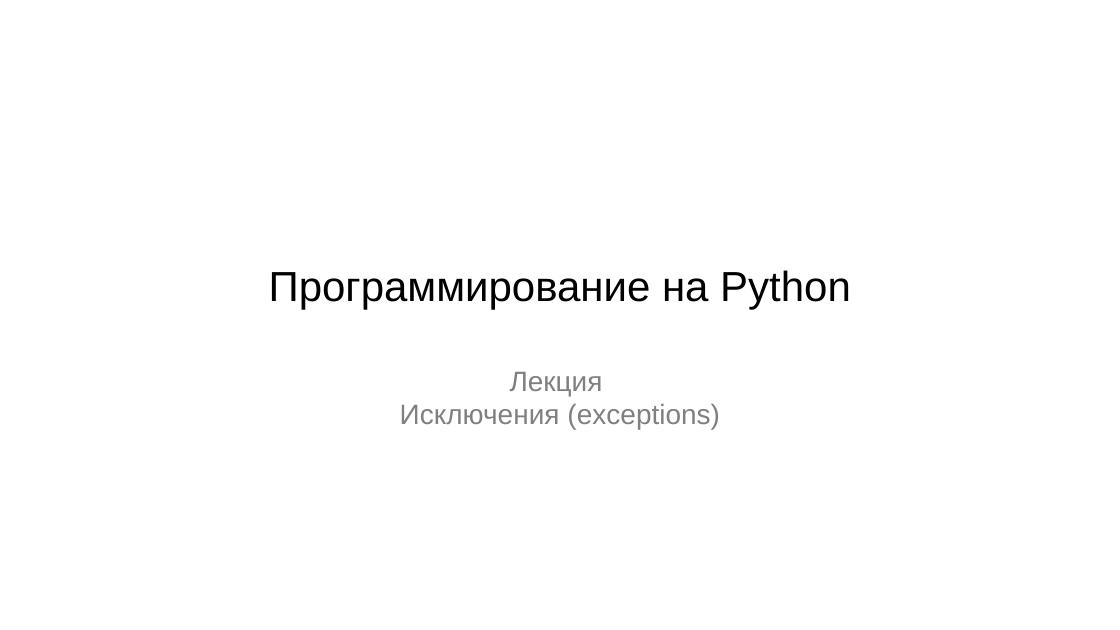
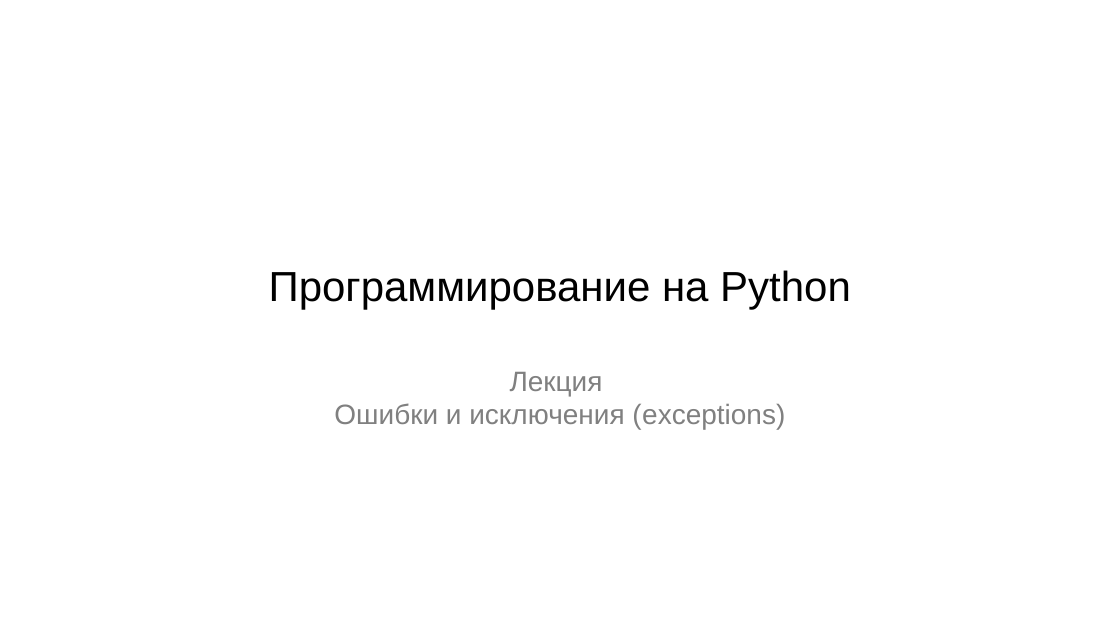
Before and after one commit to maxchv/LearnPython, a slide deck: slide 1 of week05/Exceptions.pptx. Drawn at 1120x630 pixels with LibreOffice and Linux fonts; fonts in the diff are those of the drawing. Boxes give left, top, right and bottom in pixels: in the first picture for what was removed or moved away, otherwise in the second. Text is boxed around its words. In the diff, an @@ line names an element or a change of style, - is before the commit and + after.

```diff
--- a/week05/Exceptions.pptx
+++ b/week05/Exceptions.pptx
@@ subtitle at [334, 403, 785, 430]: text changed @@
-Исключения (exceptions)
+Ошибки и исключения (exceptions)
```
Also in this commit, not shown: 7 slides added, 1 slide removed, 1 other file.
